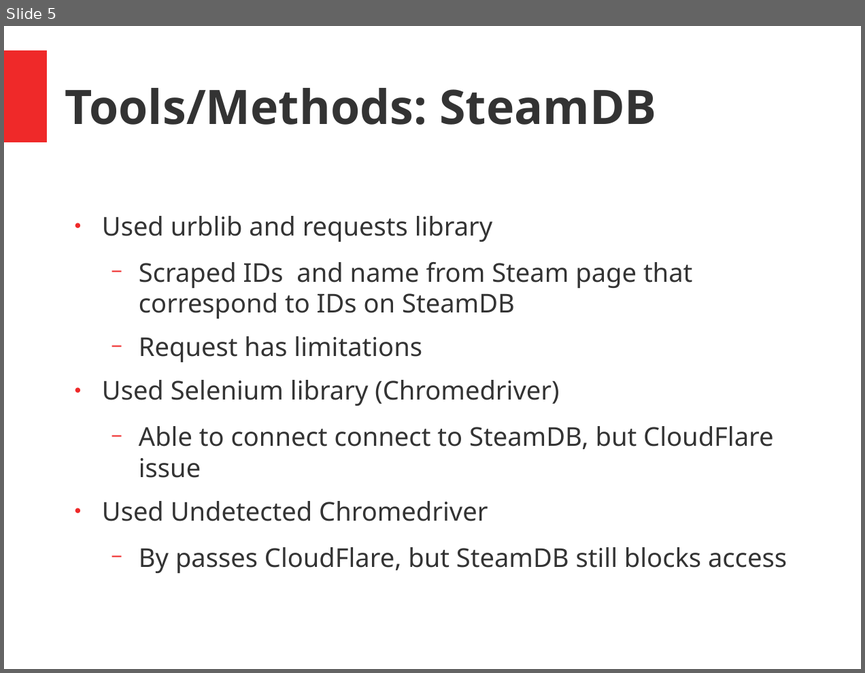
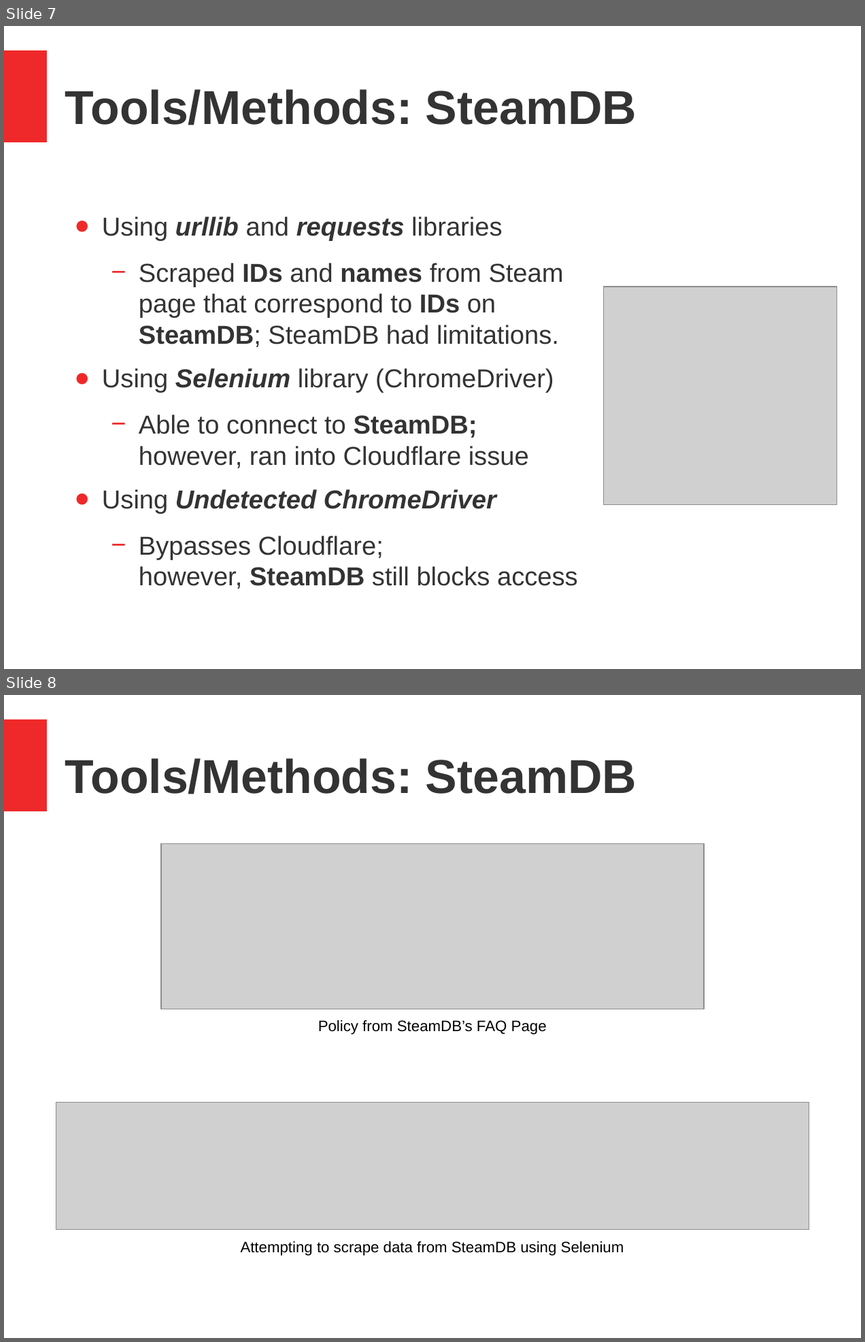
Before and after one commit to fdac21/VideoGame_Analysis, a slide deck: presentation.pptx. Shown one above the other, each under a label of ours: slide 5 before the commit, slides 7 and 8 after it. The pictures are 865x673 and 865x1342 pixels, drawn with LibreOffice and Linux fonts; fonts in the diff are those of the drawing; grey boxes stand for pictures. Boxes give left, top, right and bottom in pixels: in the first picture for what was removed or moved away, otherwise in the second. Text is boxed around its words. In the diff, an @@ line names an element or a change of style, - is before the commit and + after.

```diff
--- a/presentation.pptx
+++ b/presentation.pptx
@@ slide 8 added at box(4, 695, 861, 1338), background #FFFFFF; not listed: 1 template element that a slide beside it also shows @@
@@ text added at box(65, 758, 636, 794), 44 pt, text #333333, bold @@
+Tools/Methods: SteamDB
@@ picture added at box(161, 843, 704, 1009) @@
@@ text added at box(318, 1020, 547, 1034), 14 pt, text #000000 @@
+Policy from SteamDB’s FAQ Page
@@ picture added at box(56, 1102, 808, 1230) @@
@@ text added at box(241, 1241, 624, 1255), 14 pt, text #000000 @@
+Attempting to scrape data from SteamDB using Selenium
@@ what was slide 5 is now slide 7 @@
@@ slide 7 changed as well @@
@@ text "Tools/Methods: SteamDB" at box(65, 89, 636, 125): font Noto Sans to Arial @@
@@ text at box(102, 216, 578, 588): text changed; font Noto Sans to Arial @@
-● Used urblib and requests library
-  − Scraped IDs and name from Steam page that correspond to IDs on SteamDB
-  − Request has limitations
-● Used Selenium library (Chromedriver)
-  − Able to connect connect to SteamDB, but CloudFlare issue
-● Used Undetected Chromedriver
-  − By passes CloudFlare, but SteamDB still blocks access
+● Using urllib and requests libraries
+  − Scraped IDs and names from Steam page that correspond to IDs on SteamDB; SteamDB had limitations.
+● Using Selenium library (ChromeDriver)
+  − Able to connect to SteamDB; however, ran into Cloudflare issue
+● Using Undetected ChromeDriver
+  − Bypasses Cloudflare; however, SteamDB still blocks access
@@ picture added at box(604, 286, 838, 504) @@
```
Also in this commit, not shown: 5 other slides changed, 8 other slides added, 5 slides removed.
